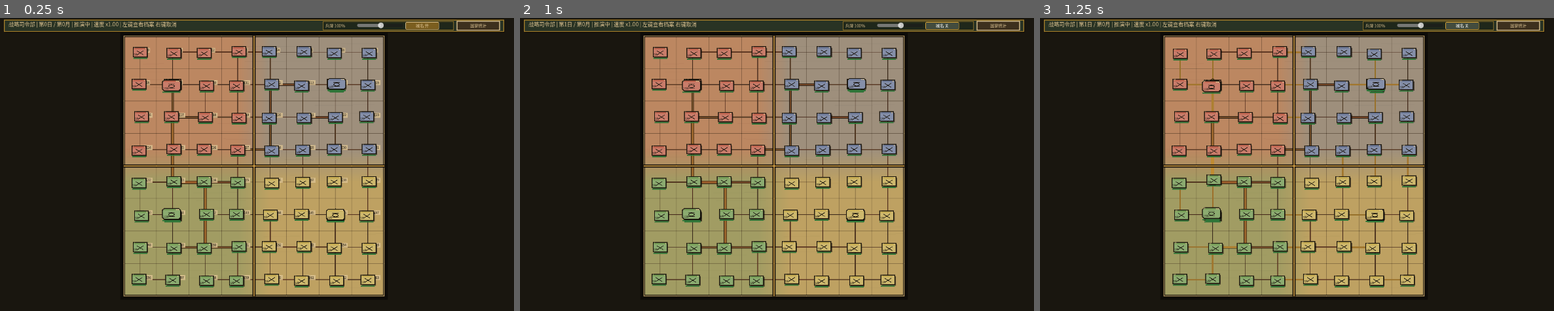
Above: before the commit, frames 1-3 (left to right).
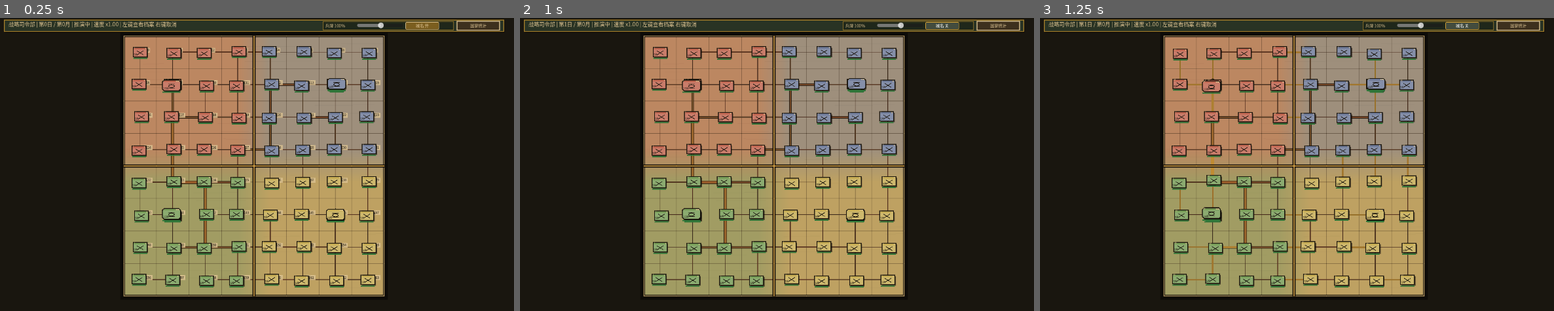
Above: after the commit, the same moments.

Repository: milkmilki/wargame
Game: Godot game, scene res://square_map.tscn
Same seed, same stepped clock (60 frames per second), same inputs: the game is played once before the commit and once after it. This scene is started directly instead of the project's main scene.
Inputs:
- Up to frame 1 (0.25 s): no input
- Up to frame 2 (1 s): click "城名 开" at 0.5 s
- Up to frame 3 (1.25 s): no input

Frames 1-2 are identical in both runs. In frame 3, 0.4% of the frame differs, in the area x 25-74%, y 10-92%.

Commit message:
Build read-only AI context on a worker thread to kill the 10-day stutter
The periodic hitch came from a single indivisible chunk: one nation
StrategicMapSnapshot.build peaks around 50ms, which the per-frame slicer
cannot interrupt, so it blows a render frame. At runtime the read-only
context prefix (view already built; snapshot + threat, ~two thirds of the
tick) now runs as one WorkerThreadPool task against the frozen GameState
while the main thread keeps rendering and interpolating armies; the main
thread polls process_frame until the task completes, then commits the
mutating defense plans and orders serially as before.

Only the single worker touches EquivariantOrder and the travel cache during
that window and the renderer reads just physical army fields, so no locking
is needed. The synchronous path (tests, fast-forward) is unchanged. Verified
the runtime digest is byte-identical before and after threading (hash match,
reproducible across runs), 3650-day mirror advantage_score=0.0, 1201 tests.

Diff:
--- a/scripts/core/simulation.gd
+++ b/scripts/core/simulation.gd
@@ -2348,6 +2348,30 @@
 	)
 
 
+## 后台线程构建全部国家的只读 AI 上下文（view/snapshot/threat）。运行期把这
+## ~67% 的重活移出主线程，主线程在等待期间继续渲染插值，消除十日一次的卡顿。
+## 只读冻结的 GameState，写入各自 job 私有字段与本任务独占的行军/外交缓存；
+## 期间主线程只做渲染（不触碰 EquivariantOrder/威胁缓存），故无需加锁。
+## 防区规划因会改写 GameState，仍留在主线程串行提交。
+func _build_ai_readonly_contexts(payload: Dictionary) -> void:
+	var jobs: Array = payload["jobs"]
+	var diplomacy_cache: Dictionary = payload["diplomacy_cache"]
+	var threat_cache: Dictionary = payload["threat_cache"]
+	# 顺序须与主线程同步路径一致：先全部 snapshot，再全部 threat，
+	# 使共享缓存的填充次序相同，保证线程化结果与同步路径逐位一致。
+	for job in jobs:
+		job["snapshot"] = _strategy_snapshot_for(
+			job["view"],
+			diplomacy_cache
+		)
+	for job in jobs:
+		job["threat"] = ThreatField.build(
+			job["view"],
+			threat_cache
+		)
+
+
+
 func _ai_assign_targets(spread_runtime_work: bool = false) -> void:
 	if spread_runtime_work:
 		await get_tree().process_frame
@@ -2405,32 +2429,30 @@
 			await get_tree().process_frame
 			runtime_slice_started = Time.get_ticks_usec()
 	var snapshot_diplomacy_cache := {}
-	for job in context_jobs:
-		_build_ai_snapshot_context(job, snapshot_diplomacy_cache)
-		if (
-			spread_runtime_work
-			and Time.get_ticks_usec() - runtime_slice_started
-				>= AI_CONTEXT_SLICE_BUDGET_USEC
-		):
+	_parallel_ai_context_jobs = context_jobs
+	# 只读上下文（snapshot+threat）是卡顿主因（单国 snapshot 峰值可达 ~50ms，
+	# 分帧器无法切分）。运行期整体丢到后台线程，主线程在等待期间持续渲染插值；
+	# 测试/快进等同步路径仍在主线程内串行执行以保持单帧确定性语义。
+	if spread_runtime_work and not context_jobs.is_empty():
+		var payload := {
+			"jobs": context_jobs,
+			"diplomacy_cache": snapshot_diplomacy_cache,
+			"threat_cache": _threat_travel_cache,
+		}
+		var task_id := WorkerThreadPool.add_task(
+			_build_ai_readonly_contexts.bind(payload),
+			true,
+			"WorldWar AI readonly context"
+		)
+		while not WorkerThreadPool.is_task_completed(task_id):
 			await get_tree().process_frame
-			runtime_slice_started = Time.get_ticks_usec()
-	_parallel_ai_context_jobs = context_jobs
-	if (
-		spread_runtime_work
-		and Time.get_ticks_usec() - runtime_slice_started
-			>= AI_RUNTIME_SLICE_BUDGET_USEC
-	):
-		await get_tree().process_frame
+		WorkerThreadPool.wait_for_task_completion(task_id)
 		runtime_slice_started = Time.get_ticks_usec()
-	for job_index in range(context_jobs.size()):
-		_build_parallel_ai_threat(job_index)
-		if (
-			spread_runtime_work
-			and Time.get_ticks_usec() - runtime_slice_started
-				>= AI_CONTEXT_SLICE_BUDGET_USEC
-		):
-			await get_tree().process_frame
-			runtime_slice_started = Time.get_ticks_usec()
+	else:
+		for job in context_jobs:
+			_build_ai_snapshot_context(job, snapshot_diplomacy_cache)
+		for job_index in range(context_jobs.size()):
+			_build_parallel_ai_threat(job_index)
 	for job_index in range(context_jobs.size()):
 		_build_parallel_ai_defense(job_index)
 		if (
